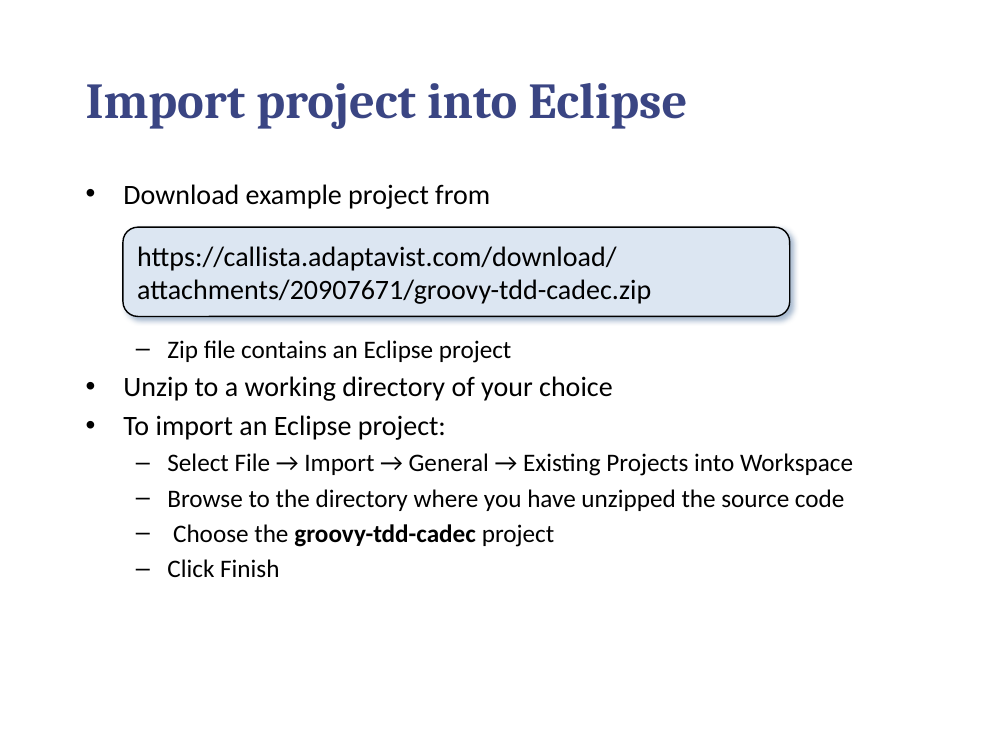
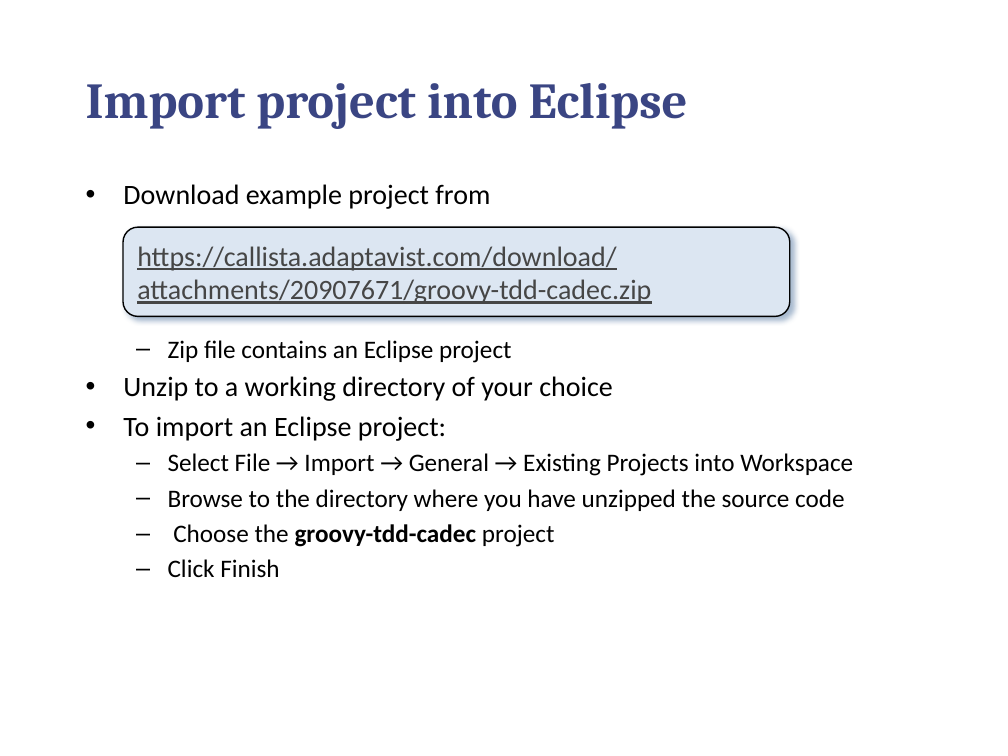
Before and after one commit to callistaenterprise/groovy-tdd-cadec, a slide deck: slide 11 of docs/groovy-tdd-installation.pptx. Drawn at 1008x756 pixels with LibreOffice and Linux fonts; fonts in the diff are those of the drawing; background and template pictures are left out. Boxes give left, top, right and bottom in pixels: in the first picture for what was removed or moved away, otherwise in the second. Text is boxed around its words. In the diff, an @@ line names an element or a change of style, - is before the commit and + after.

```diff
--- a/docs/groovy-tdd-installation.pptx
+++ b/docs/groovy-tdd-installation.pptx
@@ rounded rectangle "https://callista.adaptavist.com/download/attachments/2090767 ..." at (123, 227, 789, 317): text colour #000000 to #464646, underline on @@
```
Also in this commit, not shown: 3 other slides changed, 1 other file.
